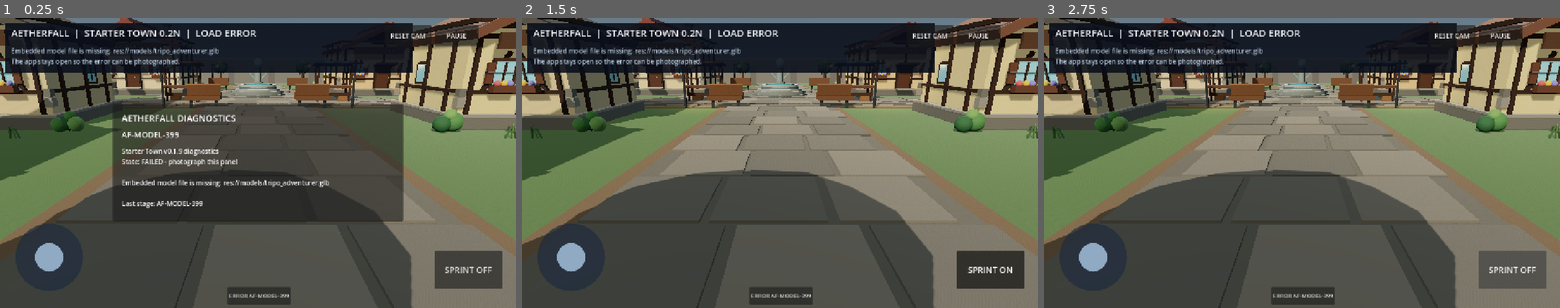
Above: before the commit, frames 1-3 (left to right).
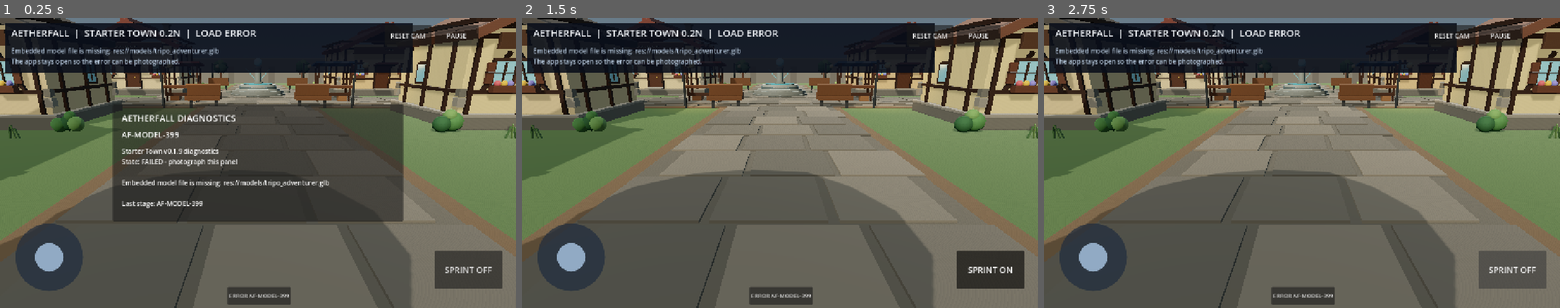
Above: after the commit, the same moments.

Repository: demetrecerrone-star/Aetherfall
Game: Godot game, scene res://starter_town.tscn
Same seed, same stepped clock (60 frames per second), same inputs: the game is played once before the commit and once after it.
Inputs:
- Up to frame 1 (0.25 s): no input
- Up to frame 2 (1.5 s): click "ERROR AF-MODEL-399" at 0.5 s; click "SPRINT OFF" at 1.25 s
- Up to frame 3 (2.75 s): click "SPRINT ON" at 2 s

The runs differ from the first frame. In frame 1, 0.9% of the frame differs, in the area x 0-100%, y 2-92%; in frame 2, 0.9%; in frame 3, 0.9%.

Commit message:
Add softer mobile sunlight, boot contact shadow and safe material polish

Diff:
--- a/cleanroom/starter_town.gd
+++ b/cleanroom/starter_town.gd
@@ -13,6 +13,10 @@
 const FOOT_TO_SOLE_SOURCE_Y := 0.067
 const TOE_TO_SOLE_SOURCE_Y := 0.017
 const SOLE_CLEARANCE_WORLD := 0.010
+# Adjust idle stance separately from the already-calibrated sole-height offsets.
+const IDLE_ARM_LOWER_DEGREES := 86.0
+const IDLE_ELBOW_BEND_DEGREES := 12.0
+const IDLE_WRIST_ROLL_DEGREES := 92.0
 const WALK_WORLD_SPEED := 1.75
 const RUN_WORLD_SPEED := 4.15
 const MOVE_ACCEL := 7.5
@@ -60,6 +64,7 @@
 var _neutral_model_position := Vector3.ZERO
 var _base_actor_y := 0.0
 
+var _ground_contact_shadow: MeshInstance3D
 var _camera: Camera3D
 var _status: Label
 var _detail: Label
@@ -123,6 +128,7 @@
     _actor.scale = Vector3.ONE * ACTOR_SCALE
     _actor.position = Vector3(0.0, 0.0, 18.0)
     add_child(_actor)
+    _build_ground_contact_shadow()
 
     _diag_stage("AF-CAMERA-240", "Creating third-person camera.")
     _camera = Camera3D.new()
@@ -729,11 +735,9 @@
     _world_blockers.clear()
     _circle_blockers.clear()
 
-    # Directional shadow tuning for the third-person Android camera. Keep the
-    # atlas concentrated near the player instead of spending resolution far
-    # beyond the starter-town footprint.
+    # Concentrate mobile shadow resolution near the player.
     RenderingServer.directional_shadow_atlas_set_size(4096, true)
-    RenderingServer.directional_soft_shadow_filter_set_quality(RenderingServer.SHADOW_QUALITY_SOFT_MEDIUM)
+    RenderingServer.directional_soft_shadow_filter_set_quality(RenderingServer.SHADOW_QUALITY_SOFT_HIGH)
 
     var world := WorldEnvironment.new()
     var env := Environment.new()
@@ -772,22 +776,19 @@
     sun.light_color = Color("#ffe0b9")
     sun.light_energy = 0.86
     sun.shadow_enabled = true
-    # Four tighter PSSM cascades give the character and nearby town props far
-    # more shadow-map texels than the default 100 m coverage. Split blending
-    # hides cascade transitions while moderate filtering removes stair-step
-    # edges without the cost of Forward+-only contact/PCSS shadows.
+    # Tight blended cascades plus softer contrast reduce blocky road shadows.
     sun.directional_shadow_mode = DirectionalLight3D.SHADOW_PARALLEL_4_SPLITS
-    sun.directional_shadow_max_distance = 46.0
-    sun.directional_shadow_split_1 = 0.08
-    sun.directional_shadow_split_2 = 0.20
-    sun.directional_shadow_split_3 = 0.46
+    sun.directional_shadow_max_distance = 38.0
+    sun.directional_shadow_split_1 = 0.10
+    sun.directional_shadow_split_2 = 0.26
+    sun.directional_shadow_split_3 = 0.52
     sun.directional_shadow_blend_splits = true
-    sun.directional_shadow_fade_start = 0.88
-    sun.directional_shadow_pancake_size = 12.0
-    sun.shadow_bias = 0.025
-    sun.shadow_normal_bias = 0.85
-    sun.shadow_blur = 1.18
-    sun.shadow_opacity = 0.88
+    sun.directional_shadow_fade_start = 0.84
+    sun.directional_shadow_pancake_size = 9.0
+    sun.shadow_bias = 0.035
+    sun.shadow_normal_bias = 0.55
+    sun.shadow_blur = 2.0
+    sun.shadow_opacity = 0.72
     add_child(sun)
 
     var fill := DirectionalLight3D.new()
@@ -1106,6 +1107,7 @@
     # Tripo visual forward is opposite the controller's actor forward.
     # Rotate only the generated model, not gameplay/world motion.
     _model.rotation.y = PI
+    _polish_actor_materials(_model)
     _skeleton = _find_skeleton(_model)
     _animation = _find_animation_player(_model)
 
@@ -1163,6 +1165,33 @@
     _set_motion("IDLE")
     _set_status("READY", "Visual Pass 1 • object collision + wall boundary • Tap SPRINT • drag right side to look")
     _diag_stage("AF-READY-900", "Starter Town, character, rig, animations and controls initialized successfully.")
+
+func _polish_actor_materials(node: Node) -> void:
+    # Restrict changes to recognizable hair and garment materials; retain
+    # imported textured skin and unknown materials unchanged.
+    if node is MeshInstance3D:
+        var mesh_instance := node as MeshInstance3D
+        if mesh_instance.mesh != null:
+            for surface_index in range(mesh_instance.mesh.get_surface_count()):
+                var source := mesh_instance.get_active_material(surface_index)
+                if not (source is StandardMaterial3D):
+                    continue
+                var surface_name := (String(source.resource_name) + " " + mesh_instance.name).to_lower()
+                var roughness_target := -1.0
+                if surface_name.contains("hair"):
+                    roughness_target = 0.67
+                elif surface_name.contains("leather") or surface_name.contains("coat") or surface_name.contains("jacket"):
+                    roughness_target = 0.74
+                elif surface_name.contains("boot"):
+                    roughness_target = 0.79
+                if roughness_target < 0.0:
+                    continue
+                var polished := source.duplicate() as StandardMaterial3D
+                polished.roughness = lerpf(source.roughness, roughness_target, 0.45)
+                mesh_instance.set_surface_override_material(surface_index, polished)
+    for child in node.get_children():
+        _polish_actor_materials(child)
+
 
 func _find_skeleton(node: Node) -> Skeleton3D:
     if node is Skeleton3D:
@@ -1435,6 +1464,42 @@
                            _bone_world_y(_right_toe_index) - toe_offset)
     return minf(left_sole, right_sole)
 
+func _build_ground_contact_shadow() -> void:
+    # Tiny procedurally generated alpha texture creates soft boot contact on
+    # Android without screen-space effects or an extra shadow-casting light.
+    var image := Image.create(64, 64, false, Image.FORMAT_RGBA8)
+    for y in range(64):
+        for x in range(64):
+            var p := Vector2((float(x) + 0.5) / 32.0 - 1.0, (float(y) + 0.5) / 32.0 - 1.0)
+            var falloff := pow(clampf(1.0 - p.length_squared(), 0.0, 1.0), 2.2)
+            image.set_pixel(x, y, Color(0.035, 0.044, 0.054, falloff * 0.23))
+    var shadow_material := StandardMaterial3D.new()
+    shadow_material.shading_mode = BaseMaterial3D.SHADING_MODE_UNSHADED
+    shadow_material.transparency = BaseMaterial3D.TRANSPARENCY_ALPHA
+    shadow_material.cull_mode = BaseMaterial3D.CULL_DISABLED
+    shadow_material.albedo_texture = ImageTexture.create_from_image(image)
+    _ground_contact_shadow = MeshInstance3D.new()
+    _ground_contact_shadow.name = "SoftBootContactShadow"
+    var plane := PlaneMesh.new()
+    plane.size = Vector2(1.24, 0.96)
+    _ground_contact_shadow.mesh = plane
+    _ground_contact_shadow.material_override = shadow_material
+    _ground_contact_shadow.cast_shadow = GeometryInstance3D.SHADOW_CASTING_SETTING_OFF
+    _ground_contact_shadow.visible = false
+    add_child(_ground_contact_shadow)
+
+
+func _update_ground_contact_shadow() -> void:
+    if _ground_contact_shadow == null or _actor == null:
+        return
+    _ground_contact_shadow.visible = _loaded
+    if not _loaded:
+        return
+    var surface_y := _ground_surface_y(_actor.global_position)
+    _ground_contact_shadow.global_position = Vector3(_actor.global_position.x, surface_y + 0.018, _actor.global_position.z)
+    _ground_contact_shadow.rotation.y = _actor.rotation.y
+
+
 func _ground_surface_y(world_position: Vector3) -> float:
     var x := world_position.x
     var z := world_position.z
@@ -1606,6 +1671,7 @@
         _lock_root_motion()
         _correct_foot_ground(delta)
     _update_fountain(delta)
+    _update_ground_contact_shadow()
     _update_camera(delta)
     if _loaded and not _paused:
         _set_status(_motion, _motion_detail())
